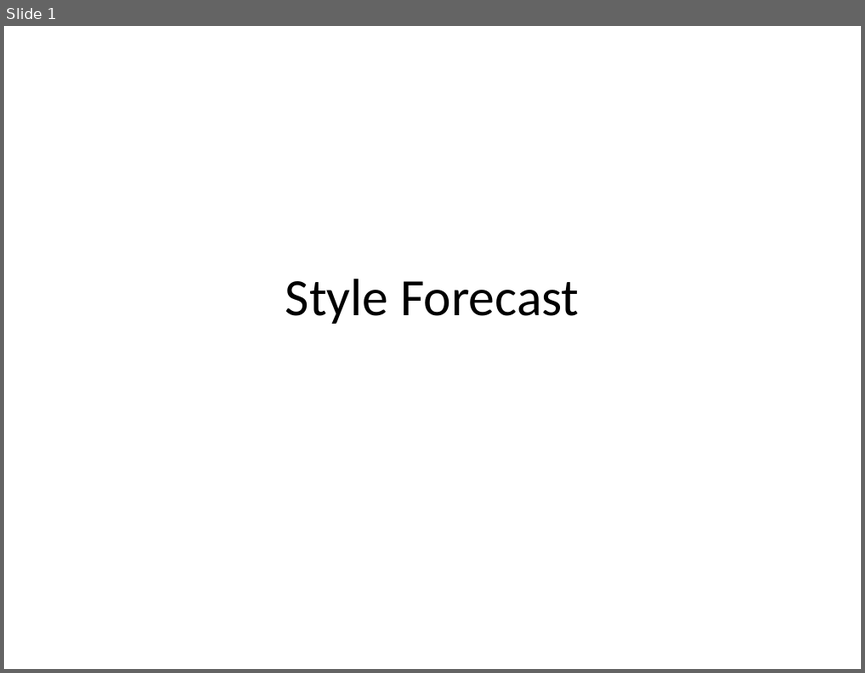
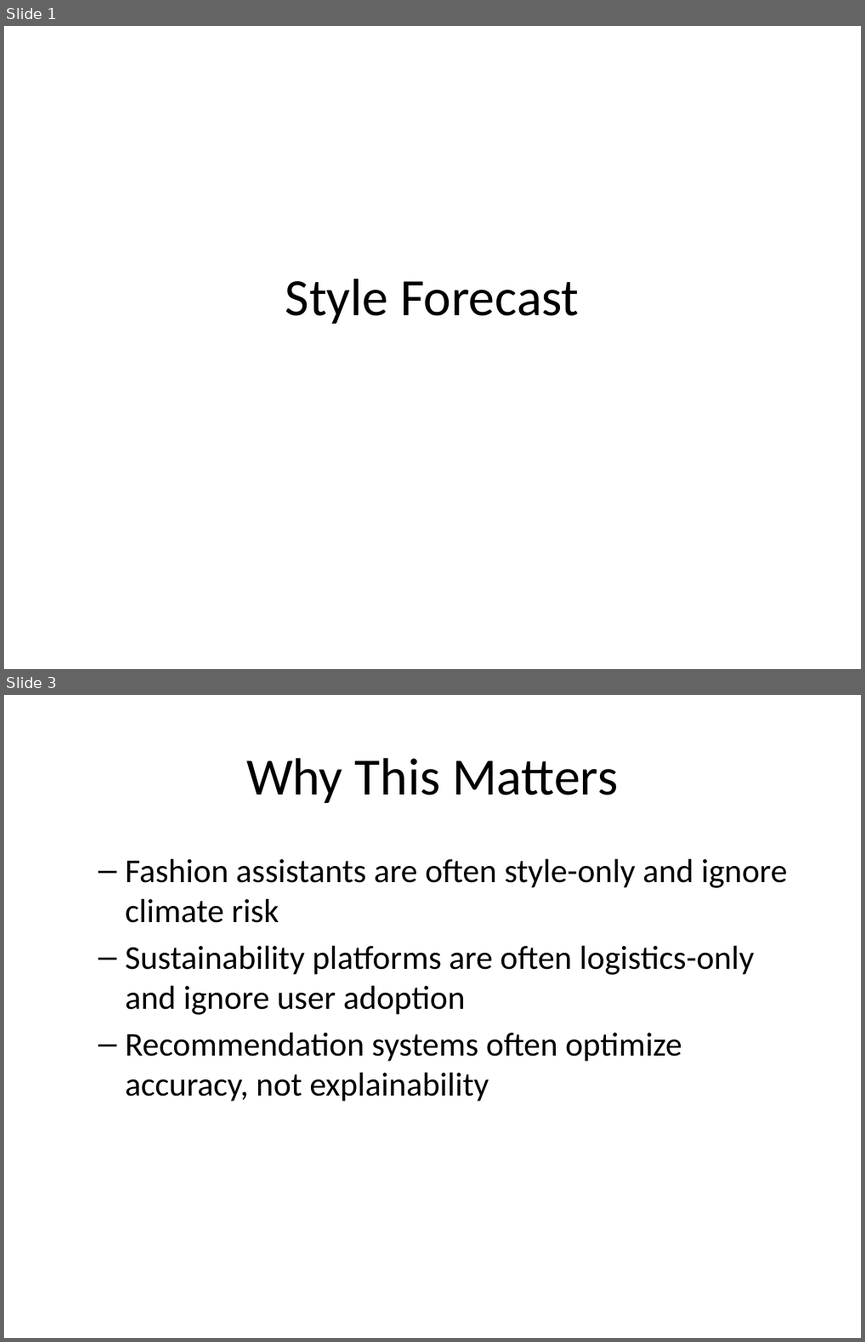
Before and after one commit to elfin-py/COMP3011_Coursework1, a slide deck: cfx-api/docs/presentation.pptx. Shown one above the other, each under a label of ours: slide 1 before the commit, slides 1 and 3 after it; the slides between them are not shown. The pictures are 865x673 and 865x1342 pixels, drawn with LibreOffice and Linux fonts; fonts in the diff are those of the drawing. Boxes give left, top, right and bottom in pixels: in the first picture for what was removed or moved away, otherwise in the second. Text is boxed around its words. In the diff, an @@ line names an element or a change of style, - is before the commit and + after.

```diff
--- a/cfx-api/docs/presentation.pptx
+++ b/cfx-api/docs/presentation.pptx
@@ slide 3 added at [4,695,861,1338], background #FFFFFF @@
@@ title added at [246,758,618,803], 44 pt, text #000000 @@
+Why This Matters
@@ text added at [125,858,787,1101], 28 pt, text #000000 @@
+  – Fashion assistants are often style-only and ignore climate risk
+  – Sustainability platforms are often logistics-only and ignore user adoption
+  – Recommendation systems often optimize accuracy, not explainability
```
Also in this commit, not shown: 5 slides changed, 6 other slides added, 6 slides removed, 1 other file.
